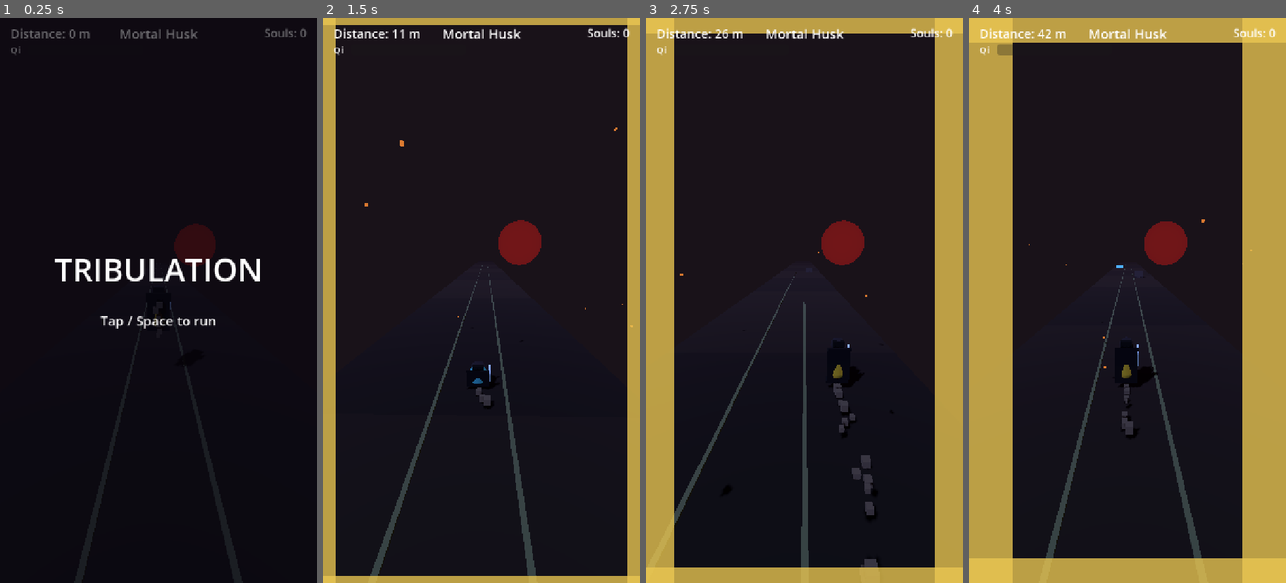
Above: before the commit, frames 1-4 (left to right).
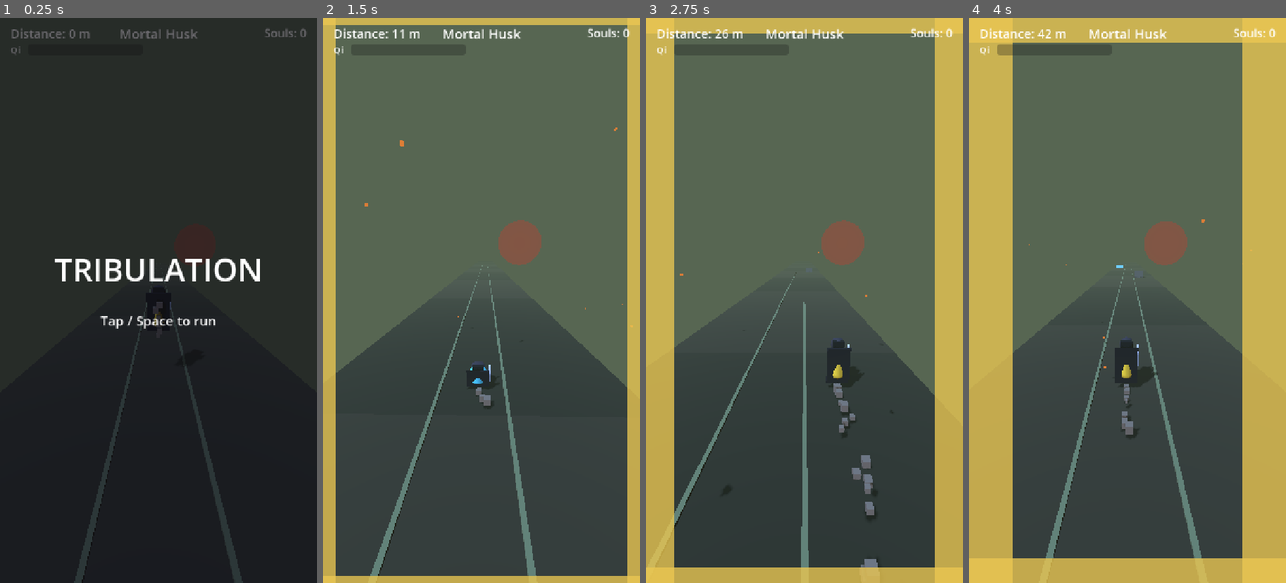
Above: after the commit, the same moments.

Repository: DanielEleojo/tribulation
Game: Godot game, scene res://scenes/game.tscn
Two runs of this game, one before a commit and one after it. Both use one fixed random seed, a clock stepped at 60 frames per second and the inputs below.
Inputs (mouse positions are in pixels of both pictures, inside the frame that each line leads up to):
- Up to frame 1 (0.25 s): no input
- Up to frame 2 (1.5 s): tap Enter (restart) at 0.5 s; move the mouse to (551, 272) at 0.52 s; hold Right (move_right) 0.53-1.28 s; tap F (slash) at 0.6 s; click (551, 272) at 0.67 s; tap Space (jump) at 0.77 s; move the mouse to (418, 328) at 1.27 s; hold Left (move_left) from 1.28 s (still down); tap Down (slide) at 1.35 s
- Up to frame 3 (2.75 s): tap Space (jump) at 1.52 s; move the mouse to (836, 176) at 2.02 s; release Left (move_left) at 2.03 s; hold Right (move_right) from 2.03 s (still down); tap F (slash) at 2.1 s
- Up to frame 4 (4 s): move the mouse to (1111, 413) at 2.77 s; tap Down (slide) at 2.85 s; click (1111, 413) at 2.92 s; tap Space (jump) at 3.02, 3.77 s; move the mouse to (1222, 385) at 3.52 s; release Right (move_right) at 3.53 s; hold Left (move_left) from 3.53 s (still down); tap F (slash) at 3.6 s

The runs differ from the first frame. In frame 1, 54% of the frame differs, in the area x 0-100%, y 0-100%; in frame 2, 89%, in the area x 4-96%, y 1-99%; in frame 3, 77%; in frame 4, 66%.

Commit message:
Phase 3.6f: environment progression (forest -> sect night -> hellscape)

Diff:
--- a/scripts/game.gd
+++ b/scripts/game.gd
@@ -25,6 +25,9 @@
 var _player
 var _env: Environment
 var _sound
+var _sky_mat: PanoramaSkyMaterial
+var _tex_forest
+var _tex_night
 
 const FOG_BASE: float = 0.012
 const FOG_MAX: float = 0.020
@@ -67,6 +70,7 @@
 	_cam = get_tree().get_first_node_in_group("camera")
 	_sound = get_tree().get_first_node_in_group("sound")
 	_setup_atmosphere()
+	_apply_theme(0)   # start in the forest
 
 	qi_changed.emit(qi, qi_max)   # initialize the HUD bar at 0
 	net_changed.emit(net)
@@ -79,16 +83,16 @@
 func _setup_world() -> void:
 	# Environment: real CC0 night-sky HDRI (Poly Haven) + image-based lighting + fog.
 	var env := Environment.new()
-	var sky_mat := PanoramaSkyMaterial.new()
-	var sky_tex = load("res://assets/backgrounds/sky_night.hdr")
-	if sky_tex != null:
-		sky_mat.panorama = sky_tex
+	_tex_forest = load("res://assets/backgrounds/sky_forest.hdr")
+	_tex_night = load("res://assets/backgrounds/sky_night.hdr")
+	_sky_mat = PanoramaSkyMaterial.new()
+	_sky_mat.panorama = _tex_forest   # start the run fleeing through the forest
 	var sky := Sky.new()
-	sky.sky_material = sky_mat
+	sky.sky_material = _sky_mat
 	env.background_mode = Environment.BG_SKY
 	env.sky = sky
 	env.ambient_light_source = Environment.AMBIENT_SOURCE_SKY
-	env.ambient_light_energy = 0.55
+	env.ambient_light_energy = 0.8
 	env.fog_enabled = true
 	env.fog_light_color = Color(0.10, 0.07, 0.10)
 	env.fog_density = FOG_BASE
@@ -183,11 +187,41 @@
 		_hud.flash(Color(1.0, 0.85, 0.4))
 	_sfx("breakthrough")
 	_shake(0.4)
+	_apply_theme(idx)
 	if _player != null:
 		_player.apply_realm_stats(data)
 		_player.on_breakthrough(rcolor)
 	if rname == "Dread Form":
 		_enter_dread_form()
+
+## Environment theme by realm: forest flight (early) -> sect grounds at night (mid).
+## Dread Form's hellscape is applied separately in _enter_dread_form.
+func _apply_theme(r: int) -> void:
+	var ground = get_node_or_null("Ground")
+	if r <= 1:
+		# Forest — fleeing through the woods.
+		if _sky_mat != null:
+			_sky_mat.panorama = _tex_forest
+		if _env != null:
+			_env.background_energy_multiplier = 1.0
+			_env.ambient_light_source = Environment.AMBIENT_SOURCE_SKY
+			_env.ambient_light_energy = 0.8
+			_env.fog_light_color = Color(0.34, 0.40, 0.32)
+			_env.fog_density = FOG_BASE
+		if ground != null:
+			ground.set_theme(Color(0.22, 0.20, 0.14), Color(0.18, 0.17, 0.11), Color(0.45, 0.50, 0.36))
+	else:
+		# Sect grounds at night — now you are the hunter on their turf.
+		if _sky_mat != null:
+			_sky_mat.panorama = _tex_night
+		if _env != null:
+			_env.background_energy_multiplier = 1.0
+			_env.ambient_light_source = Environment.AMBIENT_SOURCE_SKY
+			_env.ambient_light_energy = 0.55
+			_env.fog_light_color = Color(0.10, 0.08, 0.12)
+			_env.fog_density = FOG_BASE
+		if ground != null:
+			ground.set_theme(Color(0.18, 0.18, 0.23), Color(0.13, 0.13, 0.18), Color(0.60, 0.50, 0.30))
 
 ## Blood moon + drifting embers, parented to the camera so they sit in the sky.
 func _setup_atmosphere() -> void:
@@ -247,6 +281,9 @@
 		_env.ambient_light_color = Color(0.45, 0.16, 0.20)
 		_env.ambient_light_energy = 0.9
 		_env.fog_light_color = Color(0.30, 0.04, 0.06)
+	var ground = get_node_or_null("Ground")
+	if ground != null:
+		ground.set_theme(Color(0.20, 0.06, 0.06), Color(0.13, 0.04, 0.04), Color(0.60, 0.12, 0.10))
 	if _player != null:
 		_player.enter_dread_form()
 
--- a/scripts/ground.gd
+++ b/scripts/ground.gd
@@ -12,13 +12,29 @@
 
 var player: Node3D
 var tiles: Array[StaticBody3D] = []
+# Shared materials so a theme change instantly recolors all tiles (existing + future).
+var _mat_even: StandardMaterial3D
+var _mat_odd: StandardMaterial3D
+var _mat_div: StandardMaterial3D
 
 func _ready() -> void:
+	_mat_even = StandardMaterial3D.new()
+	_mat_even.albedo_color = Color(0.20, 0.16, 0.14)
+	_mat_odd = StandardMaterial3D.new()
+	_mat_odd.albedo_color = Color(0.16, 0.13, 0.12)
+	_mat_div = StandardMaterial3D.new()
+	_mat_div.albedo_color = Color(0.5, 0.55, 0.42)
 	for i in range(TILE_COUNT):
 		var t := _make_tile(i)
 		t.position.z = -float(i) * TILE_LENGTH
 		add_child(t)
 		tiles.append(t)
+
+## Recolor the ground for an environment theme (forest / sect / hellscape).
+func set_theme(even: Color, odd: Color, divider: Color) -> void:
+	_mat_even.albedo_color = even
+	_mat_odd.albedo_color = odd
+	_mat_div.albedo_color = divider
 
 func _make_tile(idx: int) -> StaticBody3D:
 	var body := StaticBody3D.new()
@@ -29,9 +45,7 @@
 	box.size = Vector3(TILE_WIDTH, 1.0, TILE_LENGTH)
 	mesh.mesh = box
 	mesh.position = Vector3(0.0, -0.5, 0.0)
-	var mat := StandardMaterial3D.new()
-	mat.albedo_color = Color(0.20, 0.16, 0.14) if idx % 2 == 0 else Color(0.16, 0.13, 0.12)
-	mesh.material_override = mat
+	mesh.material_override = _mat_even if idx % 2 == 0 else _mat_odd
 	body.add_child(mesh)
 
 	var col := CollisionShape3D.new()
@@ -48,9 +62,7 @@
 		lbox.size = Vector3(0.12, 0.06, TILE_LENGTH)
 		line.mesh = lbox
 		line.position = Vector3(sx, 0.03, 0.0)
-		var lmat := StandardMaterial3D.new()
-		lmat.albedo_color = Color(0.5, 0.55, 0.42)
-		line.material_override = lmat
+		line.material_override = _mat_div
 		body.add_child(line)
 
 	return body
Not shown, changed: assets/backgrounds/CREDITS.txt
Binary file added: assets/backgrounds/sky_forest.hdr
Not shown, added: assets/backgrounds/sky_forest.hdr.import
Not shown, changed: devlog.txt
